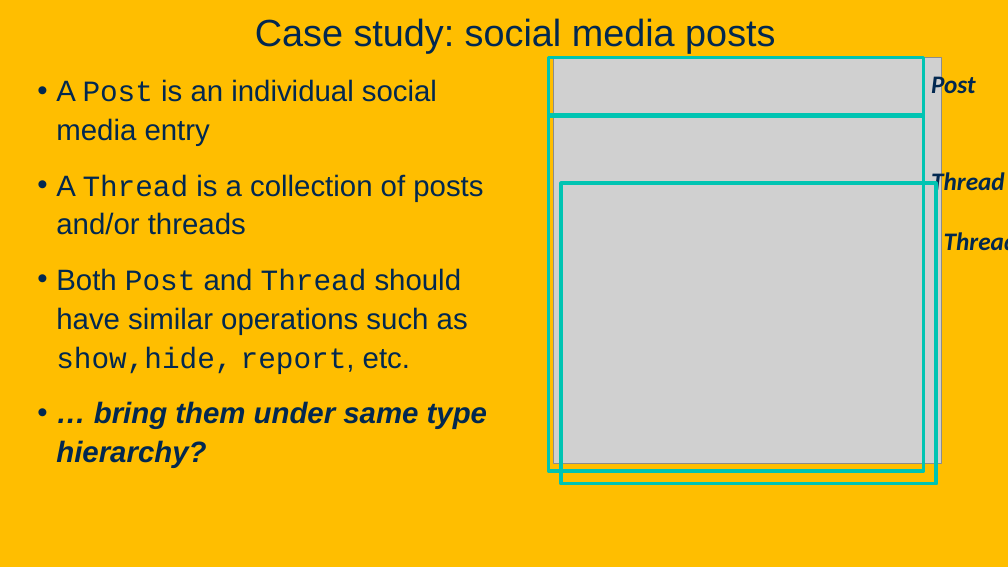
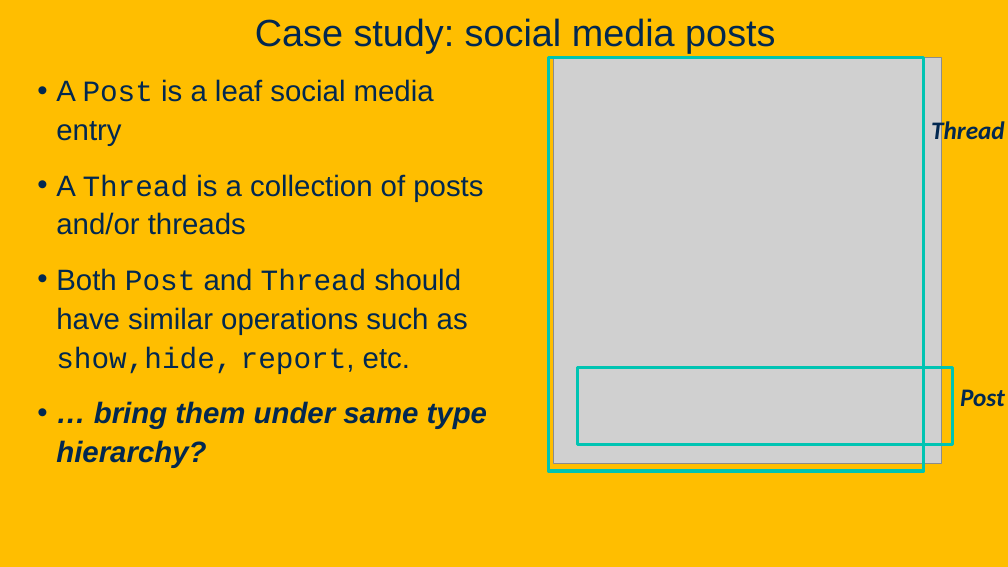
Before and after one commit to davsec-teaching/ecs160-f25, a slide deck: slide 49 of slides/8_design_patterns.pptx. Drawn at 1008x567 pixels with LibreOffice and Linux fonts; fonts in the diff are those of the drawing; grey boxes stand for pictures; background and template pictures are left out. Boxes give left, top, right and bottom in pixels: in the first picture for what was removed or moved away, otherwise in the second. Text is boxed around its words. In the diff, an @@ line names an element or a change of style, - is before the commit and + after.

```diff
--- a/slides/8_design_patterns.pptx
+++ b/slides/8_design_patterns.pptx
@@ rectangle: place and size @@
-rectangle at (549,116,924,472)
+rectangle at (549,57,924,471)
@@ text at (56,79,434,146): text changed @@
-• A Post is an individual social media entry
+• A Post is a leaf social media entry
@@ text "Thread": place and size @@
-text "Thread" at (931,169,1005,196)
+text "Thread" at (931,118,1005,145)
@@ rectangle removed at (561,183,936,484) @@
@@ text removed at (944,232,1008,250) @@
-Thread
@@ rectangle: place and size @@
-rectangle at (549,57,924,115)
+rectangle at (578,368,953,445)
@@ text "Post" rewrapped from (931,73,976,100) to (960,389,1005,407) @@
```
Also in this commit, not shown: 9 other slides changed, 1 slide removed.
